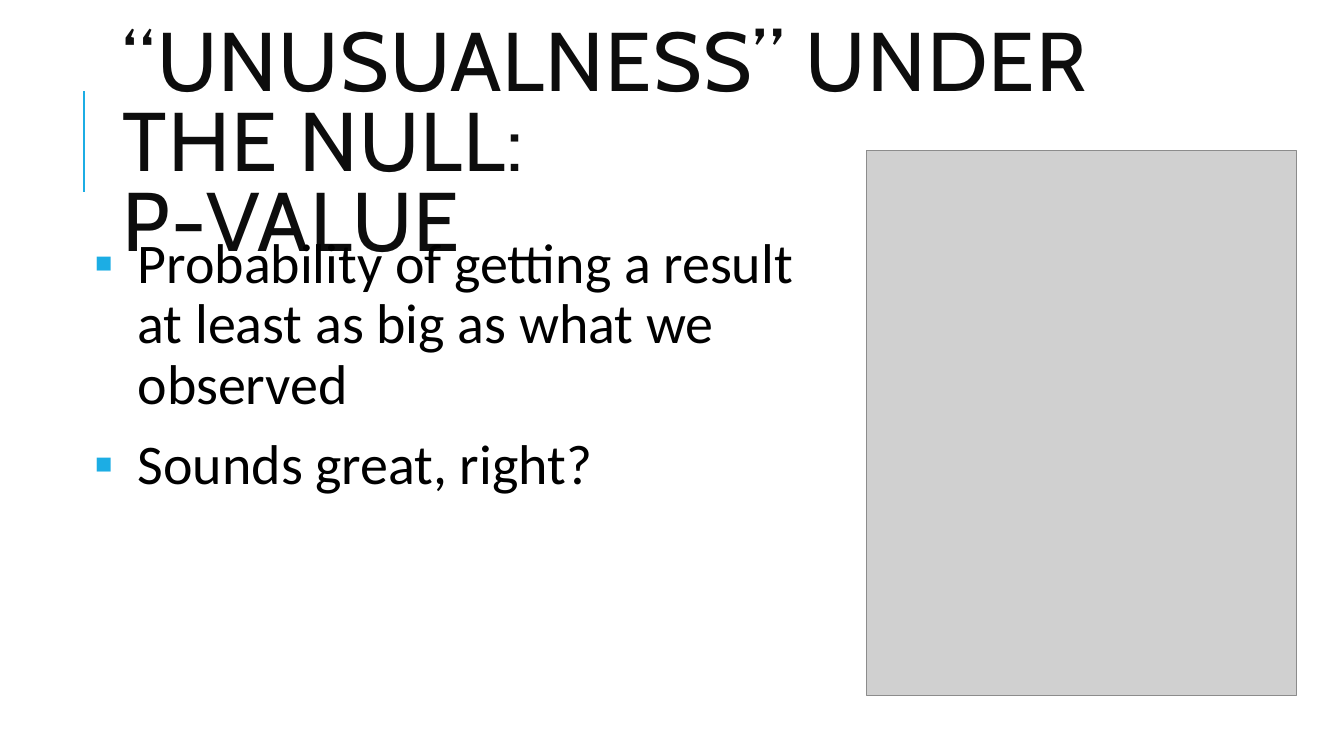
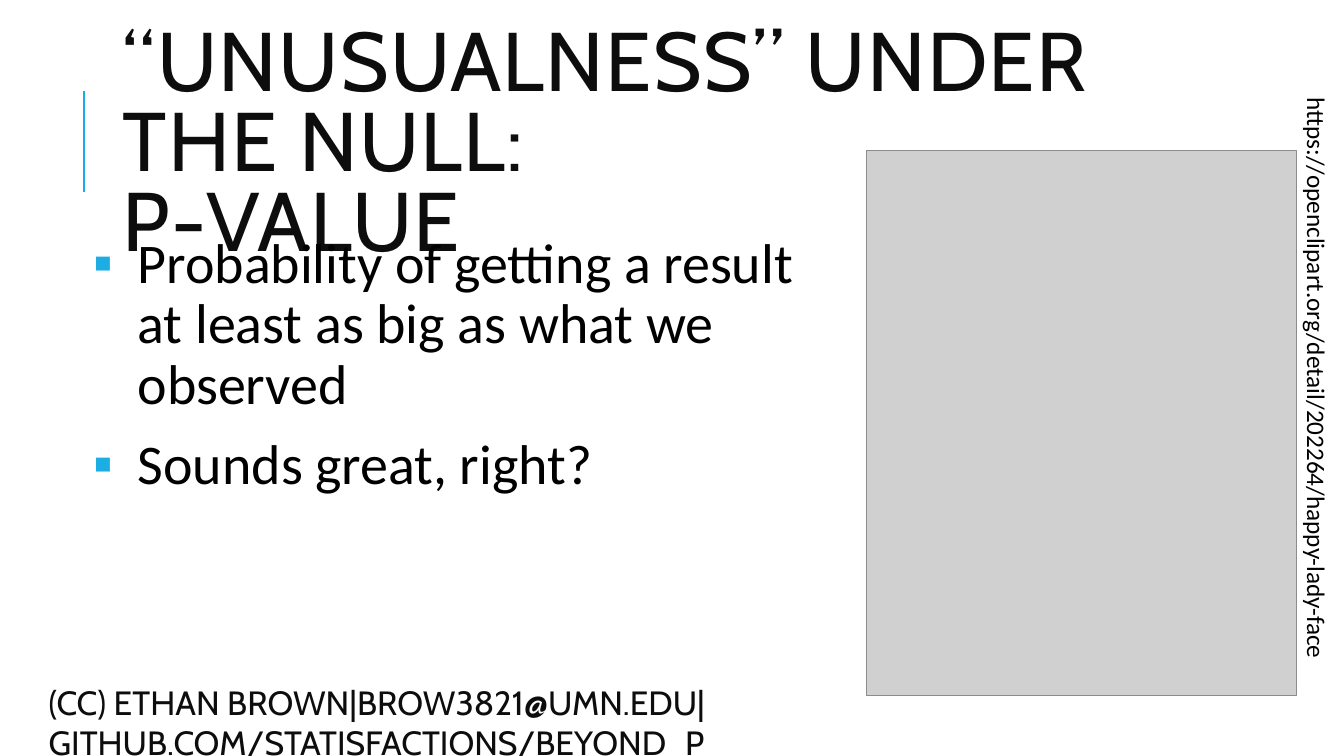
Before and after one commit to statisfactions/beyond_p, a slide deck: slide 10 of Beyond the P-Value.pptx. Drawn at 1344x756 pixels with LibreOffice and Linux fonts; fonts in the diff are those of the drawing; grey boxes stand for pictures. Boxes give left, top, right and bottom in pixels: in the first picture for what was removed or moved away, otherwise in the second. Text is boxed around its words. In the diff, an @@ line names an element or a change of style, - is before the commit and + after.

```diff
--- a/Beyond the P-Value.pptx
+++ b/Beyond the P-Value.pptx
@@ text added at [1300,156,1331,641], 18 pt, text #000000 @@
+https://openclipart.org/detail/202264/happy-lady-face
@@ text added at [49,689,705,756], 24 pt, text #0D0D0D @@
+(CC) ETHAN BROWN|BROW3821@UMN.EDU|GITHUB.COM/STATISFACTIONS/BEYOND_P
```
Also in this commit, not shown: 11 other slides changed, 16 slides added, 2 slides removed, 7 other files.
